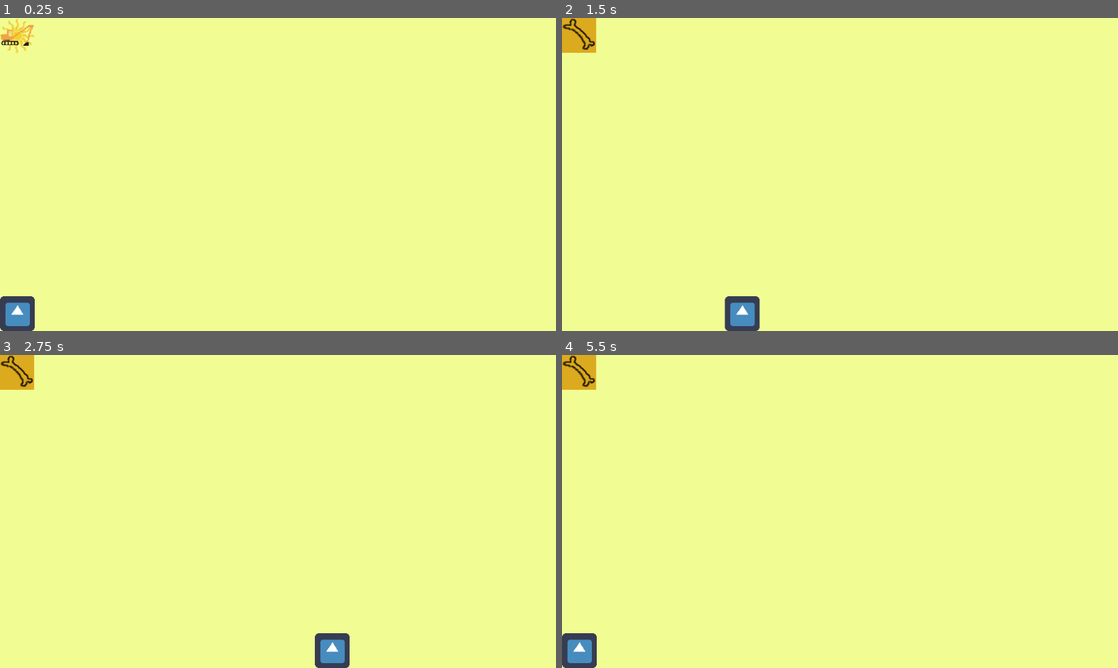
Above: before the commit, frames 1-4 (two rows, left to right).
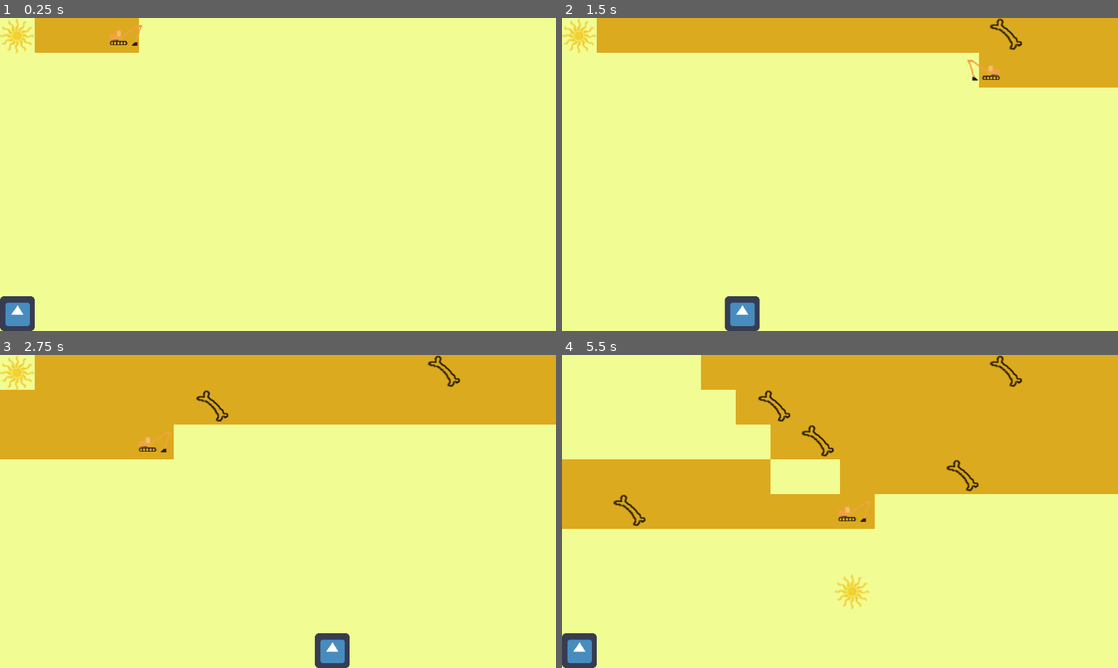
Above: after the commit, the same moments.

Repository: ImpeccableN/archeogame
Game: Godot game, scene res://Minigame1/Minigame1.tscn
The game is run twice, just before and just after one commit, with the same random seed, the same clock (stepped at 60 frames per second) and the same inputs. The project has no main scene, so this scene is started directly. The engine's default icon, where the game draws it, is replaced by a stand-in: a white triangle on a blue panel in a dark square.
Inputs:
- Up to frame 1 (0.25 s): no input
- Up to frame 2 (1.5 s): hold D (move_right) 0.53-1.28 s; hold S (move_down) from 1.28 s (still down)
- Up to frame 3 (2.75 s): release S (move_down) at 2.03 s; hold D (move_right) from 2.03 s (still down)
- Up to frame 4 (5.5 s): release D (move_right) at 2.78 s; hold W (move_up) 2.78-3.53 s; hold A (move_left) 3.53-5.03 s; hold S (move_down) from 5.03 s (still down)

The runs differ from the first frame. In frame 1, 2.2% of the frame differs, in the area x 0-26%, y 0-12%; in frame 2, 14%; in frame 3, 26%; in frame 4, 40%, in the area x 0-100%, y 0-82%.

Commit message:
Minigame1: added script to despawn artefacts when colliding with sun. needs work done

Diff:
--- a/HeuneburgGame/Minigame1/Artefact.gd
+++ b/HeuneburgGame/Minigame1/Artefact.gd
@@ -2,5 +2,9 @@
 
 
 
-func _on_Artefact_area_entered(area):
-	pass # Replace with function body.
+
+func _on_Artefact_body_entered(body):
+	var groups_of_colliding_body = body.get_groups()
+	for group in groups_of_colliding_body:
+		if group == "sun":
+			queue_free()
--- a/HeuneburgGame/Minigame1/Artefact.tscn
+++ b/HeuneburgGame/Minigame1/Artefact.tscn
@@ -1,15 +1,19 @@
-[gd_scene load_steps=3 format=2]
+[gd_scene load_steps=4 format=2]
 
 [ext_resource path="res://Minigame1/Assets/Sprites/placeholder_artefact.png" type="Texture" id=1]
+[ext_resource path="res://Minigame1/Artefact.gd" type="Script" id=2]
 
 [sub_resource type="RectangleShape2D" id=1]
 extents = Vector2( 32, 32 )
 
 [node name="Artefact" type="Area2D"]
 collision_layer = 257
+script = ExtResource( 2 )
 
 [node name="Sprite" type="Sprite" parent="."]
 texture = ExtResource( 1 )
 
 [node name="CollisionShape2D" type="CollisionShape2D" parent="."]
 shape = SubResource( 1 )
+
+[connection signal="body_entered" from="." to="." method="_on_Artefact_body_entered"]
--- a/HeuneburgGame/Minigame1/Sun.gd
+++ b/HeuneburgGame/Minigame1/Sun.gd
@@ -1,4 +1,4 @@
-extends Area2D
+extends KinematicBody2D
 
 export var speed = 200.0
 onready var screen_size = get_viewport_rect().size
--- a/HeuneburgGame/Minigame1/Truck.gd
+++ b/HeuneburgGame/Minigame1/Truck.gd
@@ -1,4 +1,4 @@
-extends Area2D
+extends KinematicBody2D
 
 export var speed = 800.0
 var straight = true
